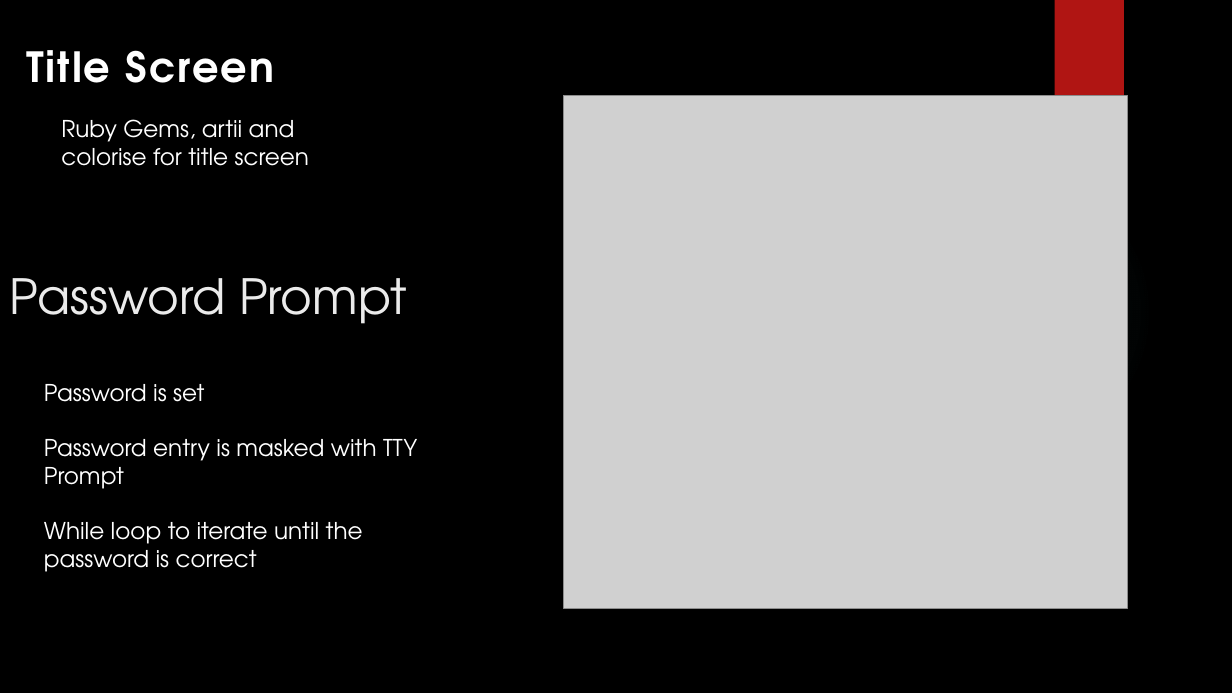
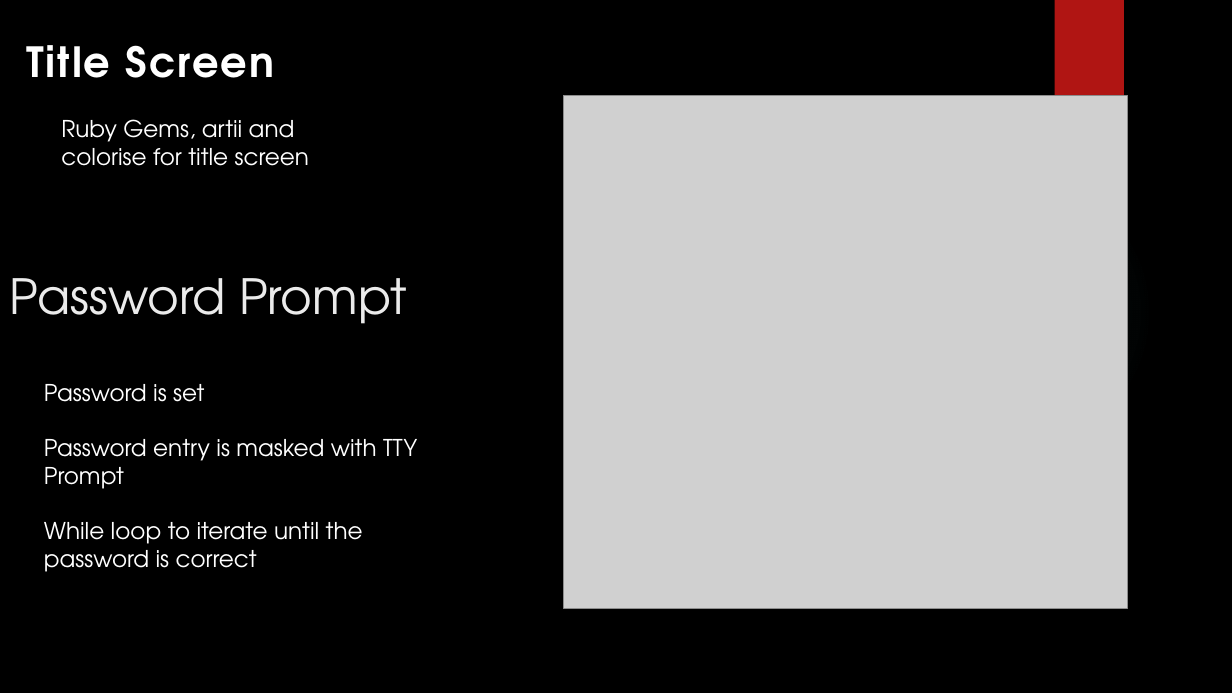
Before and after one commit to russ-13/ruby-terminalApp, a slide deck: slide 8 of ppt/T1A3.pptx. Drawn at 1232x693 pixels with LibreOffice and Linux fonts; fonts in the diff are those of the drawing; grey boxes stand for pictures; background and template pictures are left out. Boxes give left, top, right and bottom in pixels: in the first picture for what was removed or moved away, otherwise in the second. Text is boxed around its words. In the diff, an @@ line names an element or a change of style, - is before the commit and + after.

```diff
--- a/ppt/T1A3.pptx
+++ b/ppt/T1A3.pptx
@@ text "Title Screen" at bbox=[26, 45, 274, 78]: line spacing 1.5 to 1.3 @@
```
Also in this commit, not shown: 2 other slides changed, 13 slides added, 1 other file.
